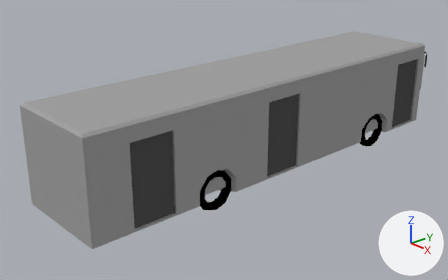
Two versions of the Blender file bus.blend, one commit apart.
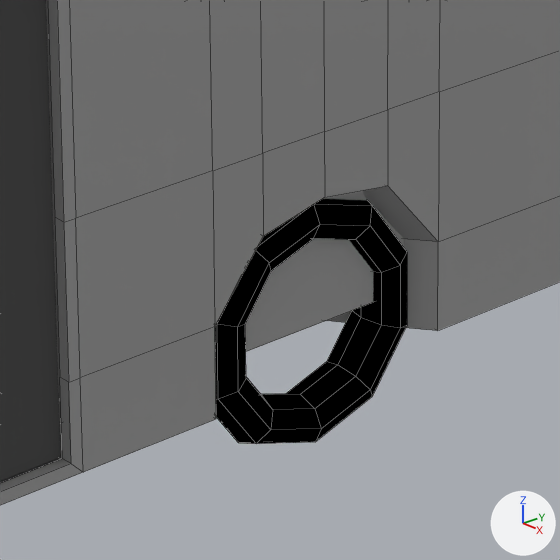
The first picture shows the older version from a camera (50 mm lens) standing at (11.39, -11.32, 7.07) and looking at (-0.49, -0.71, 0.88). The close-ups show both versions on the part from 37% to 57% of the width and 49% to 82% of the height of that picture; other places that the commit changed are outside them. Lighting does not change. The marker at lower right points along +X, +Y and +Z. The close-ups show mesh edges as thin lines.

Script lines for the objects in view, before the commit:
```python
me_bus = bpy.data.meshes.new('bus')
me_bus.from_pydata(...)  # 455 vertices, 423 faces; spans x -1.36..1.36, y -5.98..6.03, z 0.38..2.87
me_bus.materials.append(mat_bus_material)  # grey #a3a3a3
me_door3 = bpy.data.meshes.new('door3')
me_door3.from_pydata(...)  # 24 vertices, 26 faces; spans x 1.27..1.3, y -4.93..-3.8, z 0.43..2.44
me_door3.materials.append(mat_door_material)  # dark grey #535353
me_wheel2 = bpy.data.meshes.new('wheel2')
me_wheel2.from_pydata(...)  # 80 vertices, 80 faces; spans x -0.124..0.124, y -0.516..0.516, z -0.543..0.543
me_wheel2.polygons.foreach_set('use_smooth', [True] * 80)
me_wheel2.materials.append(mat_wheel)  # black #000000
ob_bus_vehicle = bpy.data.objects.new('bus-vehicle', me_bus)
ob_bus_vehicle.location = (0.0, 0.0, 0.0)
ob_door3 = bpy.data.objects.new('door3', me_door3)
ob_door3.parent = ob_bus_vehicle
ob_door3.location = (0.0, 0.0, 0.0)
ob_wheel2_wheel = bpy.data.objects.new('wheel2-wheel', me_wheel2)
ob_wheel2_wheel.parent = ob_bus_vehicle
ob_wheel2_wheel.location = (1.194, -2.547, 0.567)
ob_wheel2_wheel.rotation_euler = (0.0, 0.0, 3.142)  # degrees (0, 0, 180)
```
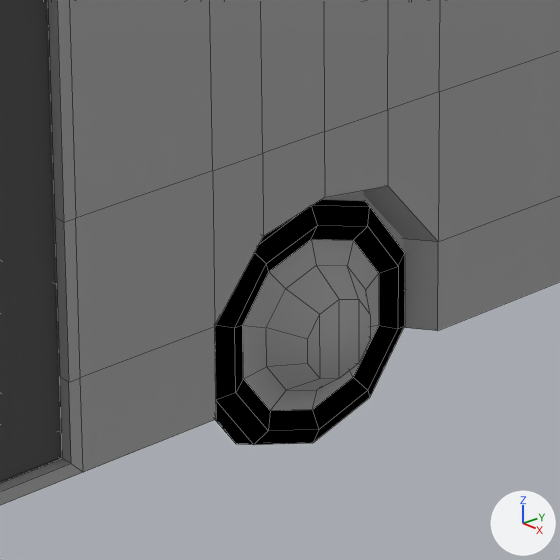
Boxes (x1, y1, x2, y2) around the edits, measured in the close-ups (560 x 560 px):
'wheel2-wheel', reshaped, moved
    before: (215, 199, 407, 444)
    after: (215, 200, 405, 445)
part 1 of me_wheel2, built on
    before: (246, 238, 381, 410)
    after: (243, 239, 379, 411)

Patch to the scene script:
```diff
--- a/bus.blend.py
+++ b/bus.blend.py
@@ mat_wheel_center @@
+mat_wheel_center = diffuse_material('wheel-center')
+mat_wheel_center.base_color = (0.376, 0.376, 0.376)  # grey #a5a5a5
@@ me_wheel2 @@
 # used by ob_wheel2_wheel; parent = ob_bus_vehicle; location = (1.194, -2.547, 0.567); rotation_euler = (0.0, 0.0, 3.142), in degrees (0, 0, 180)
-me_wheel2.from_pydata(...)  # 80 vertices, 80 faces; spans x -0.124..0.124, y -0.516..0.516, z -0.543..0.543
+me_wheel2.from_pydata(...)  # 110 vertices, 108 faces; spans x -0.248..0.248, y -0.516..0.516, z -0.543..0.543
+# me_wheel2 part 1: 10 vertices removed from x 0.0, y -0.32..0.32, z -0.336..0.336; 40 vertices added at x -0.248..0.248, y -0.255..0.255, z -0.268..0.268
 me_wheel2.materials.append(mat_wheel)
+me_wheel2.materials.append(mat_wheel_center)  # grey #a5a5a5
@@ ob_wheel2_wheel @@
 ob_wheel2_wheel.parent = ob_bus_vehicle
-ob_wheel2_wheel.location = (1.194, -2.547, 0.567)
+ob_wheel2_wheel.location = (1.194, -2.56, 0.567)
 ob_wheel2_wheel.rotation_euler = (0.0, 0.0, 3.142)  # degrees (0, 0, 180)
```
